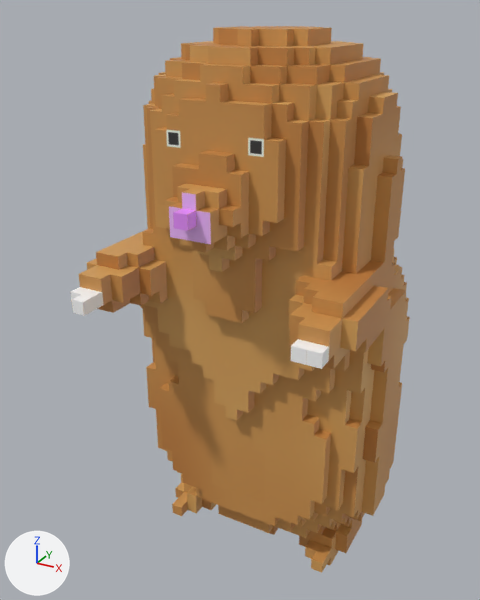
Two versions of the OBJ model Resources/Model/mole/mole.obj, one commit apart.
Both versions are drawn from a 50 mm lens placed at (1.03, -2.14, 0.93), pointed at (-0.13, -0.04, -0.12). Every picture has the same lights, and +X, +Y and +Z are marked at lower left. Where no turn or scale is listed for an object, it has been applied to the vertices.

Before the edit, the objects in view are built like this:
```python
me_もぐら = bpy.data.meshes.new('もぐら')
me_もぐら.from_pydata(...)  # 4139 vertices, 8274 faces; spans x -0.5..0.5, y -0.67..0.71, z -1.17..0.88
me_もぐら.materials.append(mat_マテリアル)  # picture img_mole_png
ob_もぐら = bpy.data.objects.new('もぐら', me_もぐら)
ob_もぐら.location = (0.0, 0.0, 0.0)
```
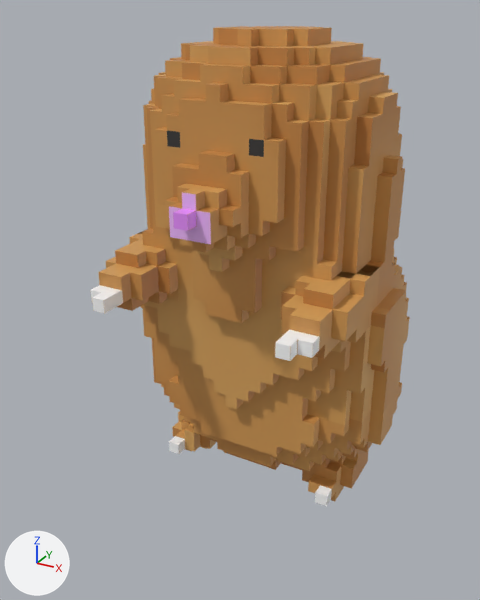
Diff of the bpy script that builds the scene:
```diff
--- a/Resources/Model/mole/mole.obj.py
+++ b/Resources/Model/mole/mole.obj.py
@@ me_もぐら @@
 # used by ob_もぐら; location = (0.0, 0.0, 0.0)
-me_もぐら.from_pydata(...)  # 4139 vertices, 8274 faces; spans x -0.5..0.5, y -0.67..0.71, z -1.17..0.88
+me_もぐら.from_pydata(...)  # 3701 vertices, 7362 faces; spans x -0.5..0.5, y -0.62..0.71, z -0.83..0.88
+# me_もぐら part 1: 304 vertices moved from x -0.5..0.5, y -0.29..0.61, z -1.02..-0.45 to x -0.45..0.45, y -0.24..0.66, z -0.83..-0.41; 974 vertices removed from x -0.5..0.5, y -0.34..0.71, z -1.17..-0.36; 374 vertices added at x -0.45..0.45, y -0.29..0.71, z -0.83..-0.31
+# me_もぐら part 2: 5 vertices moved from x 0.5, y -0.34..-0.19, z 0.02..0.12 to x 0.36..0.45, y -0.34..-0.24, z 0.07; 74 vertices removed from x 0.26..0.5, y -0.62..-0.15, z -0.07..0.16; 156 vertices added at x 0.21..0.45, y -0.62..-0.15, z -0.03..0.16
+# me_もぐら part 3: 4 vertices moved from x -0.5..-0.36, y -0.67..-0.34, z 0.02..0.12 to x -0.45..-0.31, y -0.62..-0.34, z -0.03..0.07; 75 vertices removed from x -0.5..-0.26, y -0.67..-0.15, z -0.07..0.16; 155 vertices added at x -0.45..-0.21, y -0.62..-0.15, z -0.03..0.16
+# me_もぐら part 4: 790 kept faces spanning x -0.5..0.5, y -0.62..0.66, z -0.83..0.16 get new texture (UV) coordinates
 me_もぐら.materials.append(mat_マテリアル)
```

Changed parts and their boxes (x1, y1, x2, y2) in the pictures (480 x 600 px; the box of a moved part takes in the faces that stretch with it):
'もぐら', reshaped (12% shorter): before (71, 26, 410, 573); after (90, 26, 410, 506)
part 1 of me_もぐら, moved or reshaped: before (146, 362, 401, 573); after (153, 362, 381, 506)
part 2 of me_もぐら, built on: before (289, 267, 391, 369); after (275, 265, 390, 361)
part 3 of me_もぐら, built on: before (71, 237, 168, 316); after (90, 233, 179, 314)
part 4 of me_もぐら, surface changed (brown to orange): before (110, 253, 401, 532); after (110, 253, 401, 506)
